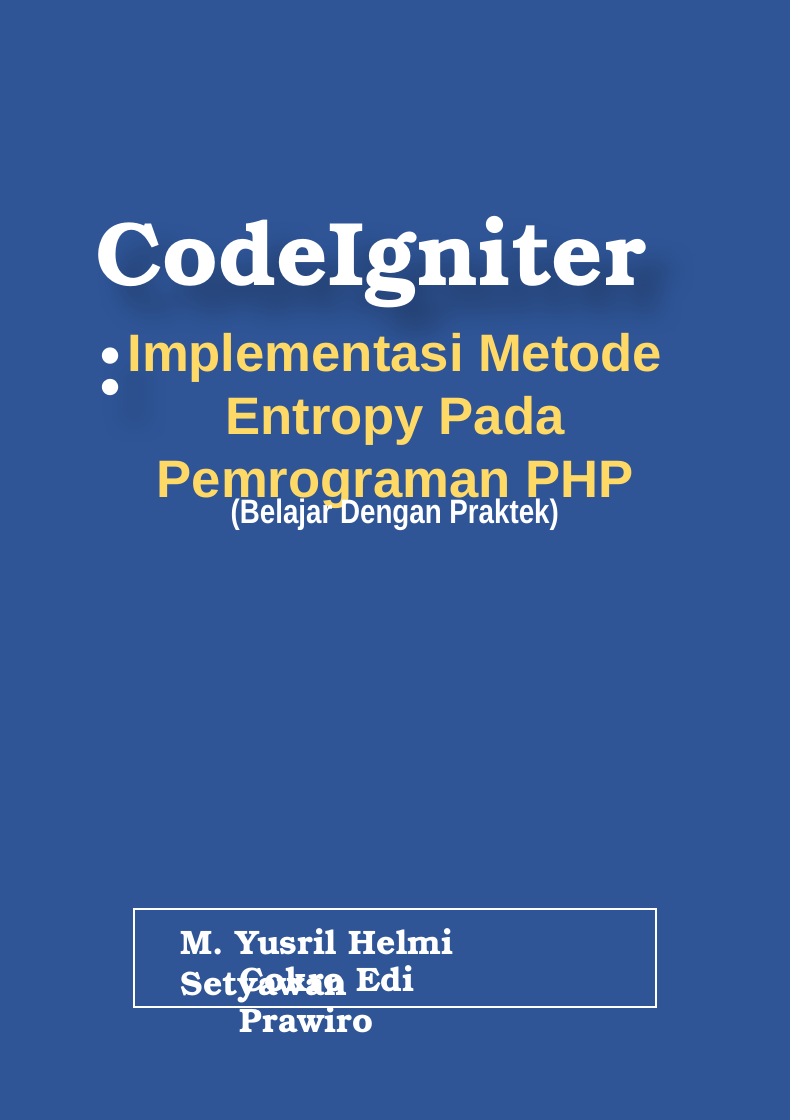
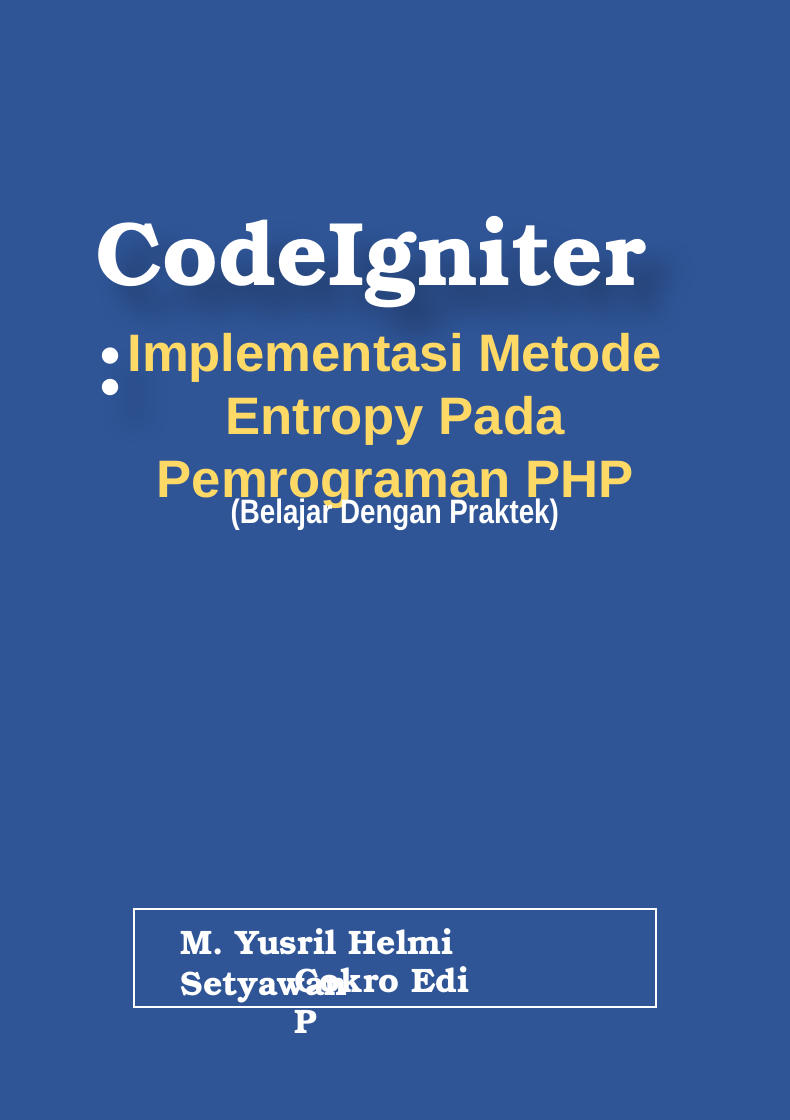
Before and after one commit to Cokro04/buku, a slide deck: slide 1 of berkas buat buku/cover buku/cover buku depan.pptx. Drawn at 790x1120 pixels with LibreOffice and Linux fonts; fonts in the diff are those of the drawing. Boxes give left, top, right and bottom in pixels: in the first picture for what was removed or moved away, otherwise in the second. Text is boxed around its words. In the diff, an @@ line names an element or a change of style, - is before the commit and + after.

```diff
--- a/berkas buat buku/cover buku/cover buku depan.pptx
+++ b/berkas buat buku/cover buku/cover buku depan.pptx
@@ text at box(295, 966, 469, 1033): text changed @@
-Cokro Edi Prawiro
+Cokro Edi P
```
Also in this commit, not shown: 5 other files.
